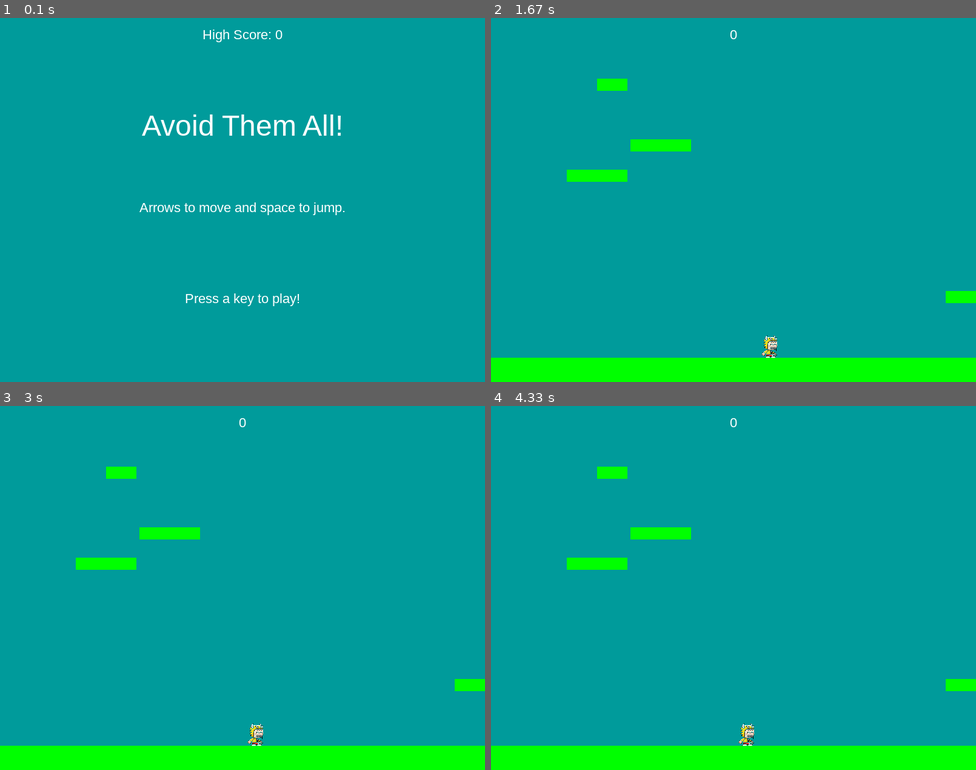
Above: before the commit, frames 1-4 (two rows, left to right).
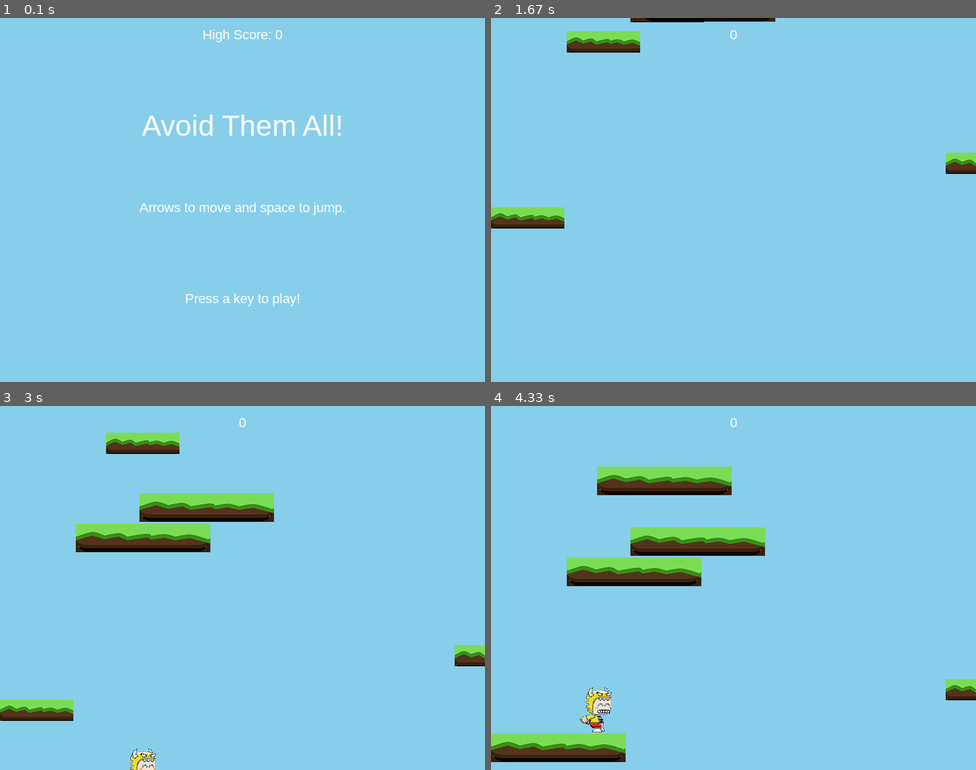
Above: after the commit, the same moments.

Repository: bpeter97/AvoidThemAll
Game: pygame game, started from Project Files/main.py
Two runs of this game, one before a commit and one after it. Both use one fixed random seed, a clock stepped at 60 frames per second and the inputs below.
Inputs:
- Up to frame 1 (0.1 s): no input
- Up to frame 2 (1.67 s): hold Right 0.33-0.8 s; hold Right 0.83-1.3 s; hold Left from 1.33 s (still down)
- Up to frame 3 (3 s): release Left at 1.87 s; hold Left 1.9-2.3 s; hold Right 2.33-2.97 s
- Up to frame 4 (4.33 s): hold Left 3-3.47 s; tap Space at 3.5 s; hold Right 3.83-4.3 s

The runs differ from the first frame. In frame 1, 99% of the frame differs, in the area x 0-100%, y 0-100%; in frame 2, 100%; in frame 3, 100%; in frame 4, 100%.

Commit message:
Added platform images along with character animations. Also added sound effects and background music, more to add! You are now starting episode 15! https://www.youtube.com/watch?v=kCnAhasA1bs&list=PLsk-HSGFjnaH5yghzu7PcOzm9NhsW0Urw&index=32

Diff:
--- a/Project Files/highscore.txt
+++ b/Project Files/highscore.txt
@@ -0,0 +1 @@
+1340
--- a/Project Files/main.py
+++ b/Project Files/main.py
@@ -1,4 +1,8 @@
 # Avoid Them All! - Avoidance game created by Brian Peter
+# Happy Tune by http://opengameart.org/users/syncopika
+# Yippee by http://opengameart.org/users/snabisch
+# MC Happy Ending by http://opengameart.org/users/varon-kein
+
 import pygame as pg
 import random
 from settings import *
@@ -6,6 +10,7 @@
 from os import path
 
 class Game():
+
 	def __init__(self):
 		# Initialize game window, sound, etc.
 		pg.init()
@@ -18,6 +23,7 @@
 		self.load_data()
 
 	def load_data(self):
+
 		# Load high score
 		self.dir = path.dirname(__file__)
 		img_dir = path.join(self.dir, 'img')
@@ -26,10 +32,16 @@
 				self.highscore = int(f.read())
 			except:
 				self.highscore = 0
+
 		# Load Images
 		self.spritesheet = Spritesheet(path.join(img_dir, SPRITESHEET))
 
+		# Load up sounds.
+		self.snd_dir = path.join(self.dir, 'snd')
+		self.jump_sound = pg.mixer.Sound(path.join(self.snd_dir, 'Jump.ogg'))
+
 	def new(self):
+
 		# Restarts The Game
 		self.score = 0
 		self.all_sprites = pg.sprite.Group()
@@ -37,19 +49,22 @@
 		self.player = Player(self)
 		self.all_sprites.add(self.player)
 		for plat in PLATFORM_LIST:
-			p = Platform(*plat)
+			p = Platform(self, *plat)
 			self.all_sprites.add(p)
 			self.platforms.add(p)
+		pg.mixer.music.load(path.join(self.snd_dir, 'happy.ogg'))
 		self.run()
 
 	def run(self):
 		# Game Loop
+		pg.mixer.music.play(loops=-1)
 		self.playing = True
 		while self.playing:
 			self.clock.tick(FPS)
 			self.events()
 			self.update()
 			self.draw()
+		pg.mixer.music.fadeout(500)
 
 	def update(self):
 		# Game Loop - Update
@@ -58,13 +73,20 @@
 		if self.player.vel.y > 0:
 			hits = pg.sprite.spritecollide(self.player, self.platforms, False)
 			if hits:
-				self.player.pos.y = hits[0].rect.top
-				self.player.vel.y = 0
+				lowest = hits[0]
+				for hit in hits:
+					if hit.rect.bottom > lowest.rect.bottom:
+						lowest = hit
+				if self.player.pos.y < lowest.rect.centery:
+					self.player.pos.y = lowest.rect.top
+					self.player.vel.y = 0
+					self.player.jumping = False
+
 		# if player reaches the top 1/4 of the screen
 		if self.player.rect.top <= HEIGHT / 4:
-			self.player.pos.y += abs(self.player.vel.y)
+			self.player.pos.y += max(abs(self.player.vel.y), 2)
 			for plat in self.platforms:
-				plat.rect.y += abs(self.player.vel.y)
+				plat.rect.y += max(abs(self.player.vel.y), 2)
 				if plat.rect.top >= HEIGHT:
 					plat.kill()
 					self.score += 10
@@ -81,9 +103,8 @@
 		# Spawn new platforms to keep the same average number
 		while len(self.platforms) < 6:
 			width = random.randrange(50, 100)
-			p = Platform(random.randrange(0, WIDTH - width),
-						 random.randrange(-75, -30),
-						 width, 20)
+			p = Platform(self, random.randrange(0, WIDTH - width),
+						 random.randrange(-75, -30))
 			self.platforms.add(p)
 			self.all_sprites.add(p)
 
@@ -103,12 +124,15 @@
 		# Game Loop - Draw
 		self.screen.fill(BGCOLOR)
 		self.all_sprites.draw(self.screen)
+		self.screen.blit(self.player.image, self.player.rect)
 		self.draw_text(str(self.score), 22, WHITE, WIDTH / 2, 15)
 		# Always do this last. *After drawing everything, flip the display.*
 		pg.display.flip()
 
 	def show_start_screen(self):
 		# Game Start Screen
+		pg.mixer.music.load(path.join(self.snd_dir, 'yippee.ogg'))
+		pg.mixer.music.play(loops=-1)
 		self.screen.fill(BGCOLOR)
 		self.draw_text(TITLE, 48, WHITE, WIDTH / 2, HEIGHT / 4)
 		self.draw_text("Arrows to move and space to jump.", 22, WHITE, WIDTH / 2, HEIGHT / 2)
@@ -116,6 +140,7 @@
 		self.draw_text("High Score: " + str(self.highscore), 22, WHITE, WIDTH / 2, 15)
 		pg.display.flip()
 		self.wait_for_key()
+		pg.mixer.music.fadeout(500)
 
 	def wait_for_key(self):
 		waiting = True
@@ -131,6 +156,8 @@
 
 	def show_gover_screen(self):
 		# Game Over Screen
+		pg.mixer.music.load(path.join(self.snd_dir, 'end.ogg'))
+		pg.mixer.music.play(loops=-1)
 		if not self.running:
 			return
 		self.screen.fill(BGCOLOR)
@@ -146,6 +173,7 @@
 			self.draw_text("High Score: " + str(self.highscore), 22, WHITE, WIDTH / 2, HEIGHT / 2 + 40)
 		pg.display.flip()
 		self.wait_for_key()
+		pg.mixer.music.fadeout(500)
 
 	def draw_text(self, text, size, color, x, y):
 		font = pg.font.Font(self.font_name, size)
--- a/Project Files/settings.py
+++ b/Project Files/settings.py
@@ -8,13 +8,17 @@
 SPRITESHEET = "spritesheetimg.png"
 
 # Player Properties
-PLAYER_ACC = 0.5
+PLAYER_ACC = 0.7
 PLAYER_FRICTION = -0.12
 PLAYER_GRAV = 0.8
 PLAYER_JUMP = 20
 
 # Starting Platforms
-PLATFORM_LIST = [(0, HEIGHT - 40, WIDTH, 40),(WIDTH - 50, HEIGHT * 3 / 4, 100, 20),(125, HEIGHT - 350, 100, 20),(230, 200, 100, 20),(175,100,50,20)]
+PLATFORM_LIST = [(0, HEIGHT - 60),
+				 (WIDTH - 50, HEIGHT * 3 / 4),
+				 (125, HEIGHT - 350),
+				 (230, 200),
+				 (175,100)]
 
 # Define Color.
 WHITE = (255, 255, 255)
@@ -22,6 +26,7 @@
 RED = (255, 0 , 0)
 GREEN = (0, 255, 0)
 BLUE = (0, 0, 255)
+SKYBLUE = (135, 206, 235)
 YELLOW = (255, 255, 0)
 LIGHTBLUE = (0, 155, 155)
-BGCOLOR = LIGHTBLUE
+BGCOLOR = SKYBLUE
--- a/Project Files/sprites.py
+++ b/Project Files/sprites.py
@@ -1,9 +1,11 @@
 # Sprite Classes for avoid
 import pygame as pg
 from settings import *
+from random import choice
 vec = pg.math.Vector2
 
 class Spritesheet:
+
 	# Utility class for loading and parsing spritesheets
 	def __init__(self, filename):
 		self.spritesheet = pg.image.load(filename).convert()
@@ -13,10 +15,11 @@
 		image = pg.Surface((width, height))
 		image.blit(self.spritesheet, (0,0), (x, y, width, height))
 		#if images too small, comment out next line or readjust.
-		image = pg.transform.scale(image, (width // 2, height // 2))
+		#image = pg.transform.scale(image, (width // 2, height // 2))
 		return image
 
 class Player(pg.sprite.Sprite):
+
 	def __init__(self, game):
 		pg.sprite.Sprite.__init__(self)
 		self.game = game
@@ -27,8 +30,8 @@
 		self.load_images()
 		self.image = self.standing_frames[0]
 		self.rect = self.image.get_rect()
-		self.rect.center = (WIDTH / 2, HEIGHT / 2)
-		self.pos = vec(WIDTH / 2, HEIGHT / 2)
+		self.rect.center = (40, HEIGHT - 100)
+		self.pos = vec(40, HEIGHT - 100)
 		self.vel = vec(0, 0)
 		self.acc = vec(0, 0)
 
@@ -37,11 +40,11 @@
 								self.game.spritesheet.get_image(357, 231, 55, 79)]
 		for frame in self.standing_frames:
 			frame.set_colorkey(BLACK)
-		self.walk_frames_r = [self.game.spritesheet.get_image(133, 198, 55, 79),
-							  self.game.spritesheet.get_image(112, 278, 55, 79),
-							  self.game.spritesheet.get_image(189, 231, 55, 79),
-							  self.game.spritesheet.get_image(245, 231, 55, 79),
-							  self.game.spritesheet.get_image(301, 231, 55, 79)]
+		self.walk_frames_r = [self.game.spritesheet.get_image(134, 199, 53, 78),
+							  self.game.spritesheet.get_image(113, 279, 53, 78),
+							  self.game.spritesheet.get_image(190, 232, 53, 78),
+							  self.game.spritesheet.get_image(246, 232, 53, 78),
+							  self.game.spritesheet.get_image(302, 232, 53, 78)]
 		for frame in self.walk_frames_r:
 			frame.set_colorkey(BLACK)
 		self.walk_frames_l = []
@@ -65,41 +68,70 @@
 		self.acc.x += self.vel.x * PLAYER_FRICTION
 		# Equations of Motion
 		self.vel += self.acc
+		if abs(self.vel.x) < 0.1:
+			self.vel.x = 0
 		self.pos += self.vel + 0.5 * self.acc
 		# Wrap around edges of screen
-		if self.pos.x > WIDTH:
-			self.pos.x = 0
-		if self.pos.x < 0:
-			self.pos.x = WIDTH
+		if self.pos.x > WIDTH + self.rect.width / 2:
+			self.pos.x = 0 - self.rect.width / 2
+		if self.pos.x < 0 - self.rect.width / 2:
+			self.pos.x = WIDTH + self.rect.width / 2
 
 		# Gather final position
 		self.rect.midbottom = self.pos
 
 	def animate(self):
+		now = pg.time.get_ticks()
 
-		now = pg.time.get_ticks()
+		# Check if character is moving.
+		if self.vel.x != 0:
+			self.walking = True
+		else:
+			self.walking = False
+
+		# Animate character when walking.
+		if self.walking:
+			if now - self.last_update > 100:
+				self.last_update = now
+				self.current_frame = (self.current_frame + 1) % len(self.walk_frames_l)
+				#bottom = self.rect.bottom
+				if self.vel.x > 0:
+					self.image = self.walk_frames_r[self.current_frame]
+				else:
+					self.image = self.walk_frames_l[self.current_frame]
+				#self.rect = self.image.get_rect()
+				#self.rect.bottom = bottom
+
+		# This is the code to animate the idle character.
 		if not self.jumping and not self.walking:
 			if now - self.last_update > 350:
 				self.last_update = now
 				self.current_frame = (self.current_frame + 1) % len(self.standing_frames)
-				bottom = self.rect.bottom
+				#bottom = self.rect.bottom
 				self.image = self.standing_frames[self.current_frame]
-				self.rect = self.image.get_rect()
-				self.rect.bottom = bottom
+				#self.rect = self.image.get_rect()
+				#self.rect.bottom = bottom
 
 	def jump(self):
 		# Jump only if standing on something
-		self.rect.x += 1
+		self.rect.x += 2
 		hits = pg.sprite.spritecollide(self, self.game.platforms, False)
-		self.rect.x -= 1
-		if hits:
+		self.rect.x -= 2
+		if hits and not self.jumping:
+			self.game.jump_sound.play()
+			self.jumping = True
 			self.vel.y = -PLAYER_JUMP
 
+
 class Platform(pg.sprite.Sprite):
-	def __init__(self, x, y, w, h):
+
+	def __init__(self, game, x, y):
 		pg.sprite.Sprite.__init__(self)
-		self.image = pg.Surface((w, h))
-		self.image.fill(GREEN)
+		self.game = game
+		images = [self.game.spritesheet.get_image(6, 4, 222, 47),
+				 self.game.spritesheet.get_image(3, 203, 121, 35)]
+		self.image = choice(images)
+		self.image.set_colorkey(BLACK)
 		self.rect = self.image.get_rect()
 		self.rect.x = x
 		self.rect.y = y
Not shown, added: Project Files/snd/Jump.ogg
Not shown, added: Project Files/snd/Yippee.ogg
Not shown, added: Project Files/snd/coins.ogg
Not shown, added: Project Files/snd/end.ogg
Not shown, added: Project Files/snd/happy.ogg
